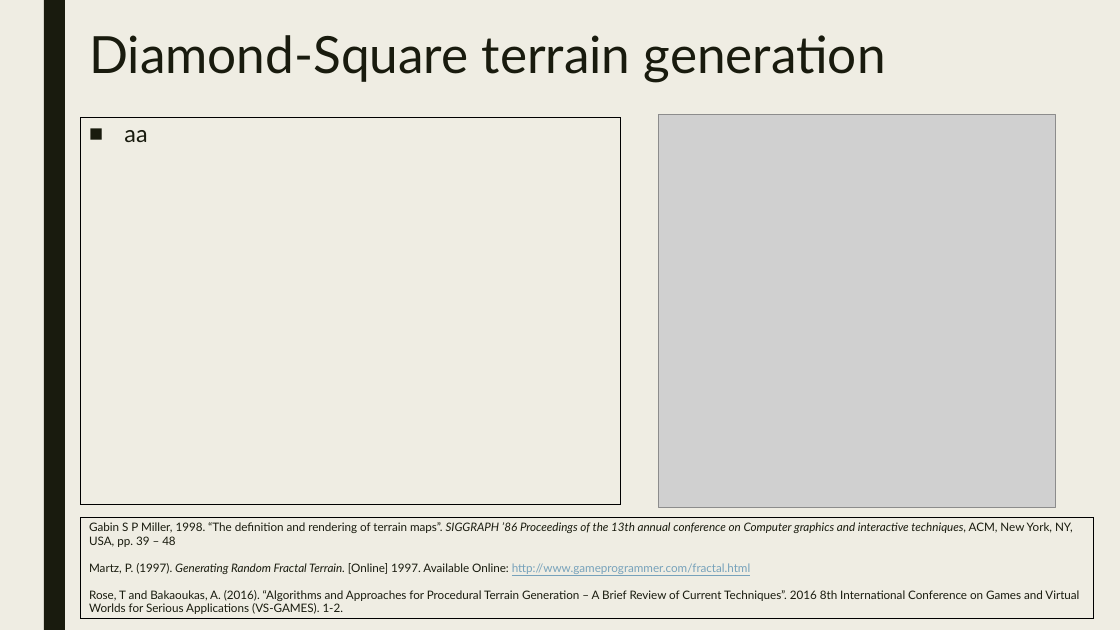
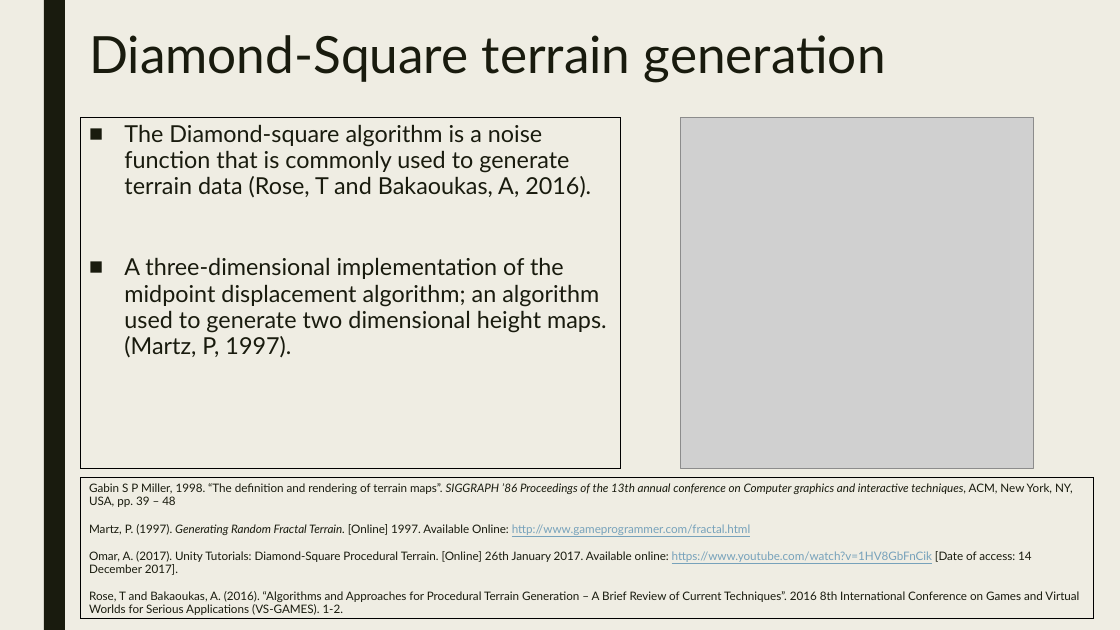
Before and after one commit to JosephBarber96/FinalProject, a slide deck: slide 12 of Presentation.pptx (slide 10 before the commit). Drawn at 1120x630 pixels with LibreOffice and Linux fonts; fonts in the diff are those of the drawing; grey boxes stand for pictures. Boxes give left, top, right and bottom in pixels: in the first picture for what was removed or moved away, otherwise in the second. Text is boxed around its words. In the diff, an @@ line names an element or a change of style, - is before the commit and + after.

```diff
--- a/Presentation.pptx
+++ b/Presentation.pptx
@@ rectangle "The Diamond-square algorithm is a ...": place and size @@
-rectangle "The Diamond-square algorithm is a ..." at [81,117,620,505]
+rectangle "The Diamond-square algorithm is a ..." at [81,117,620,468]
@@ picture: place and size @@
-picture at [659,114,1056,508]
+picture at [681,117,1034,468]
@@ text in rectangle at [124,124,607,358]: text changed @@
-■ aa
+■ The Diamond-square algorithm is a noise function that is commonly used to generate terrain data (Rose, T and Bakaoukas, A, 2016).
+■ A three-dimensional implementation of the midpoint displacement algorithm; an algorithm used to generate two dimensional height maps. (Martz, P, 1997).
@@ rectangle "Gabin S P Miller, 1998. ...": place and size @@
-rectangle "Gabin S P Miller, 1998. ..." at [81,518,1094,619]
+rectangle "Gabin S P Miller, 1998. ..." at [81,478,1094,618]
@@ text in rectangle at [89,551,1032,575]: paragraph added @@
+Omar, A. (2017). Unity Tutorials: Diamond-Square Procedural Terrain. [Online] 26th January 2017. Available online: https://www.youtube.com/watch?v=1HV8GbFnCik [Date of access: 14 December 2017].
```
Also in this commit, not shown: 12 other slides changed, 6 slides added, 2 slides removed, 1 other file.
